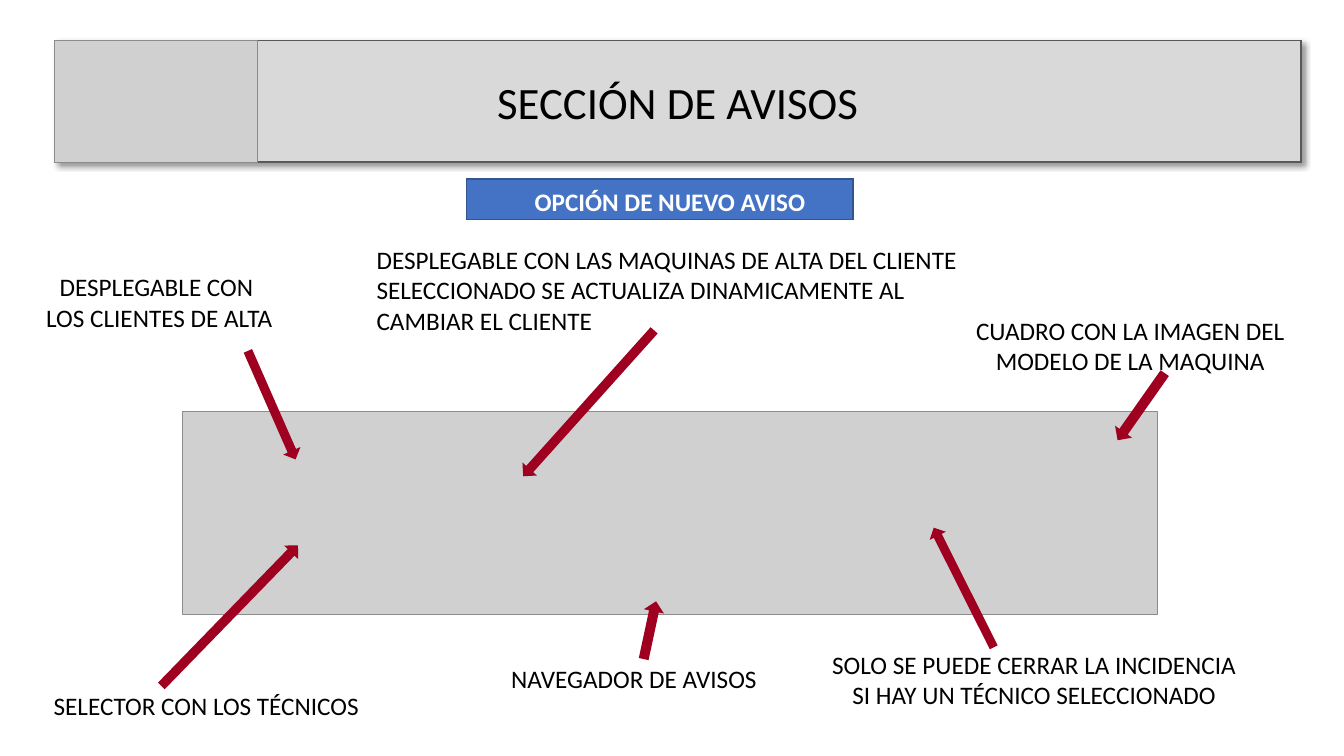
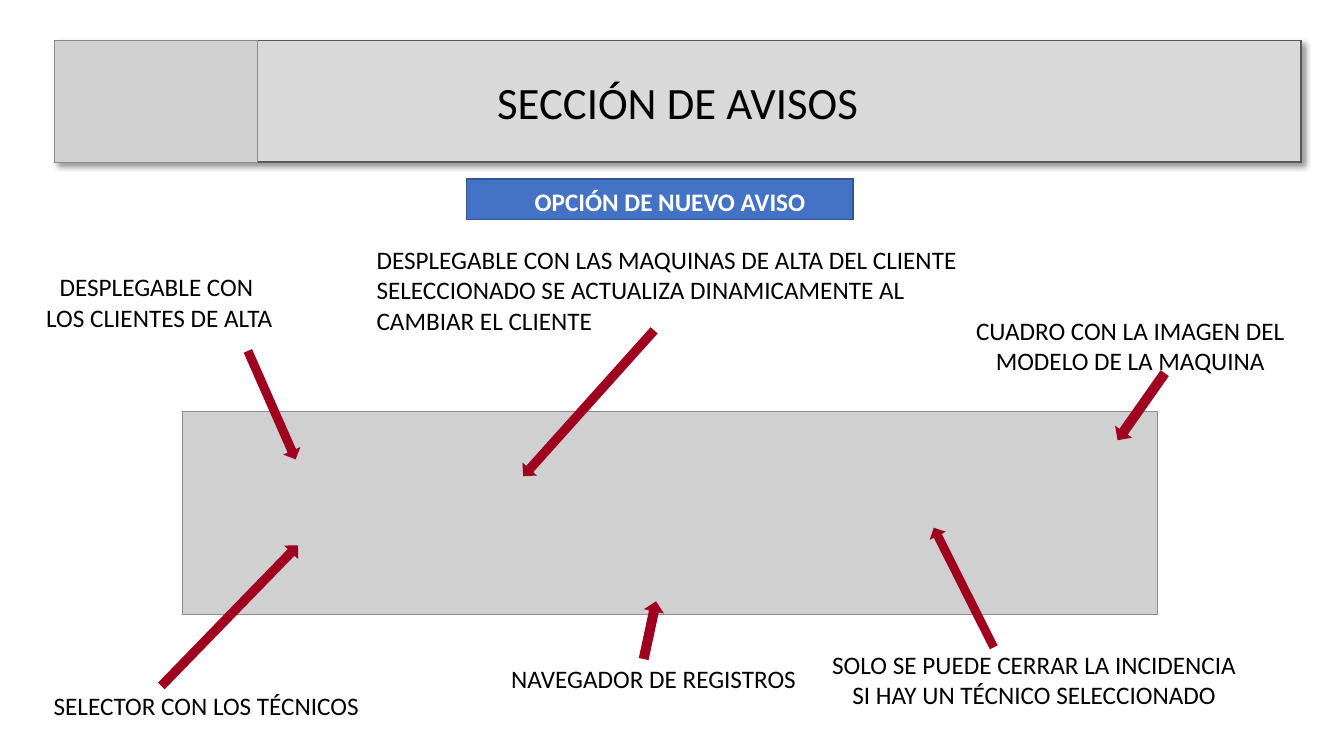
Before and after one commit to anvil555/La2025, a slide deck: slide 14 of Documentacion/Presentacion.pptx. Drawn at 1344x756 pixels with LibreOffice and Linux fonts; fonts in the diff are those of the drawing; grey boxes stand for pictures. Boxes give left, top, right and bottom in pixels: in the first picture for what was removed or moved away, otherwise in the second. Text is boxed around its words. In the diff, an @@ line names an element or a change of style, - is before the commit and + after.

```diff
--- a/Documentacion/Presentacion.pptx
+++ b/Documentacion/Presentacion.pptx
@@ text at [511,671,796,688]: text changed @@
-NAVEGADOR DE AVISOS
+NAVEGADOR DE REGISTROS
```
Also in this commit, not shown: 1 other slide changed, 1 other file.
